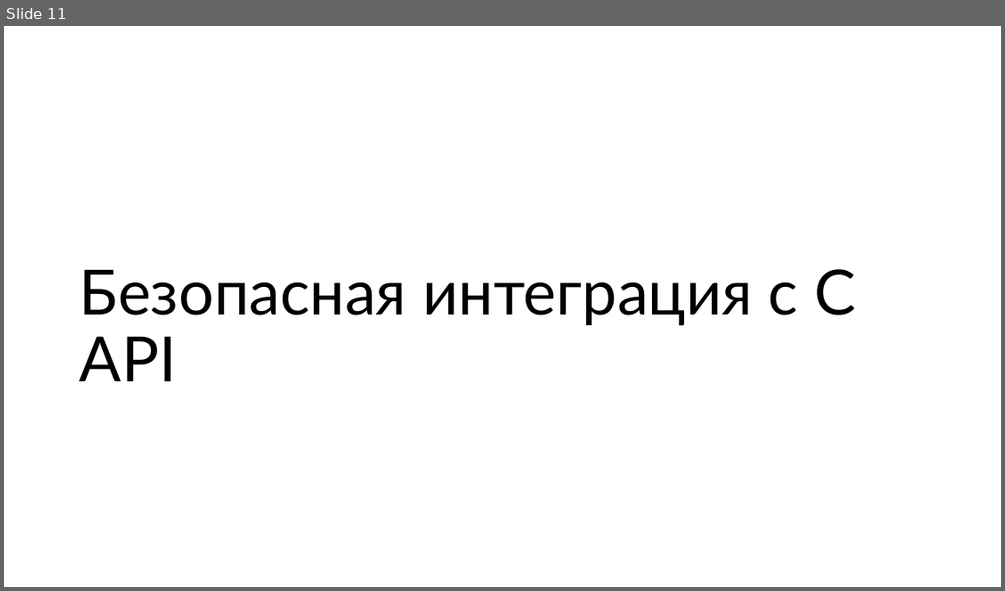
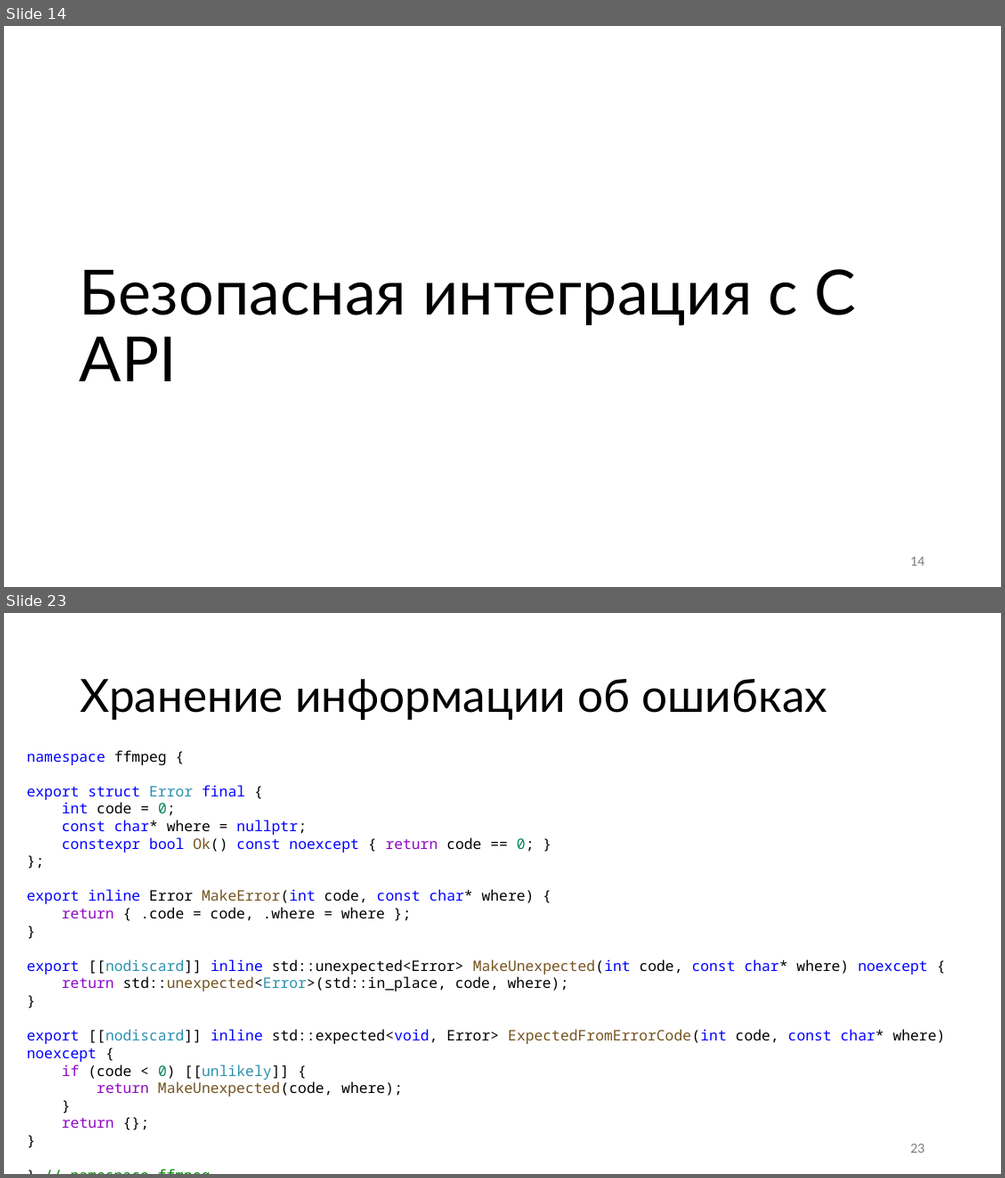
Before and after one commit to alexey-malov/ffmpeg-transcoder-demo, a slide deck: ffmpeg without pain.pptx. Shown one above the other, each under a label of ours: slide 11 before the commit, slides 14 and 23 after it; the slides between them are not shown. The pictures are 1005x591 and 1005x1178 pixels, drawn with LibreOffice and Linux fonts; fonts in the diff are those of the drawing. Boxes give left, top, right and bottom in pixels: in the first picture for what was removed or moved away, otherwise in the second. Text is boxed around its words. In the diff, an @@ line names an element or a change of style, - is before the commit and + after.

```diff
--- a/ffmpeg without pain.pptx
+++ b/ffmpeg without pain.pptx
@@ slide 23 added at (4,613,1001,1174), background #FFFFFF @@
@@ title added at (80,679,827,720), 44 pt, text #000000 @@
+Хранение информации об ошибках
@@ text added at (27,750,946,1127), 14 pt, text #000000 @@
+namespace ffmpeg {
+export struct Error final {
+int code = 0;
+const char* where = nullptr;
+constexpr bool Ok() const noexcept { return code == 0; }
+};
+export inline Error MakeError(int code, const char* where) {
+return { .code = code, .where = where };
+}
+export [[nodiscard]] inline std::unexpected<Error> MakeUnexpected(int code, const char* where) noexcept {
+return std::unexpected<Error>(std::in_place, code, where);
+}
+export [[nodiscard]] inline std::expected<void, Error> ExpectedFromErrorCode(int code, const char* where) noexcept {
+if (code < 0) [[unlikely]] {
+return MakeUnexpected(code, where);
+}
+return {};
+}
+} // namespace ffmpeg
@@ page number added at (910,1143,924,1152), 12 pt, text #797979 @@
+23
@@ what was slide 11 is now slide 14 @@
@@ slide 14 changed as well @@
@@ page number added at (910,556,924,565), 12 pt, text #797979 @@
+14
```
Also in this commit, not shown: 11 other slides changed, 49 other slides added, 7 slides removed.
